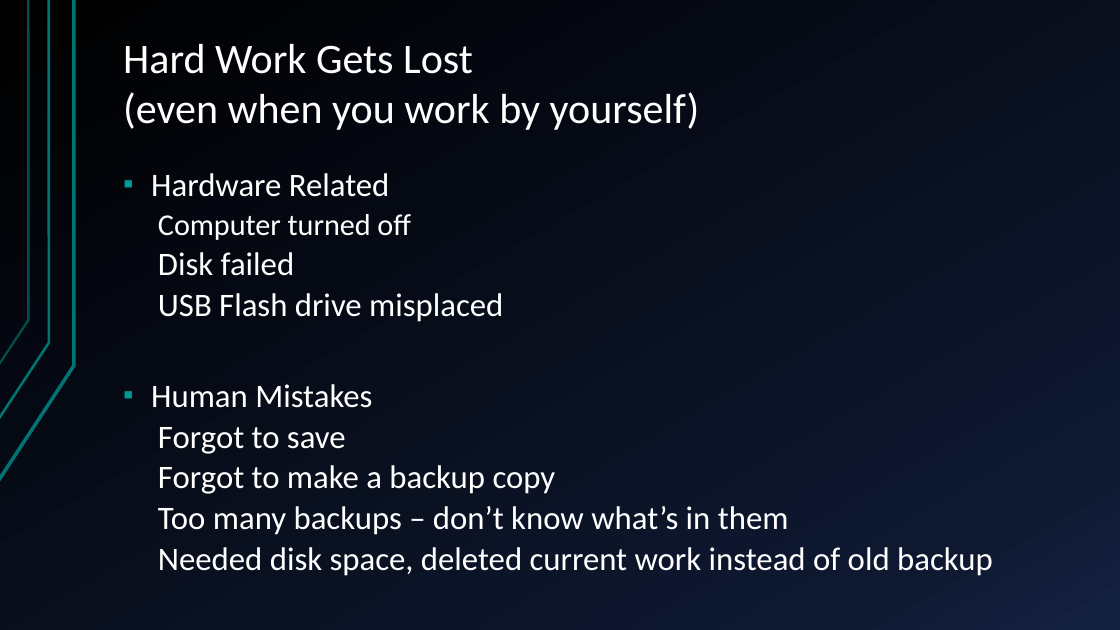
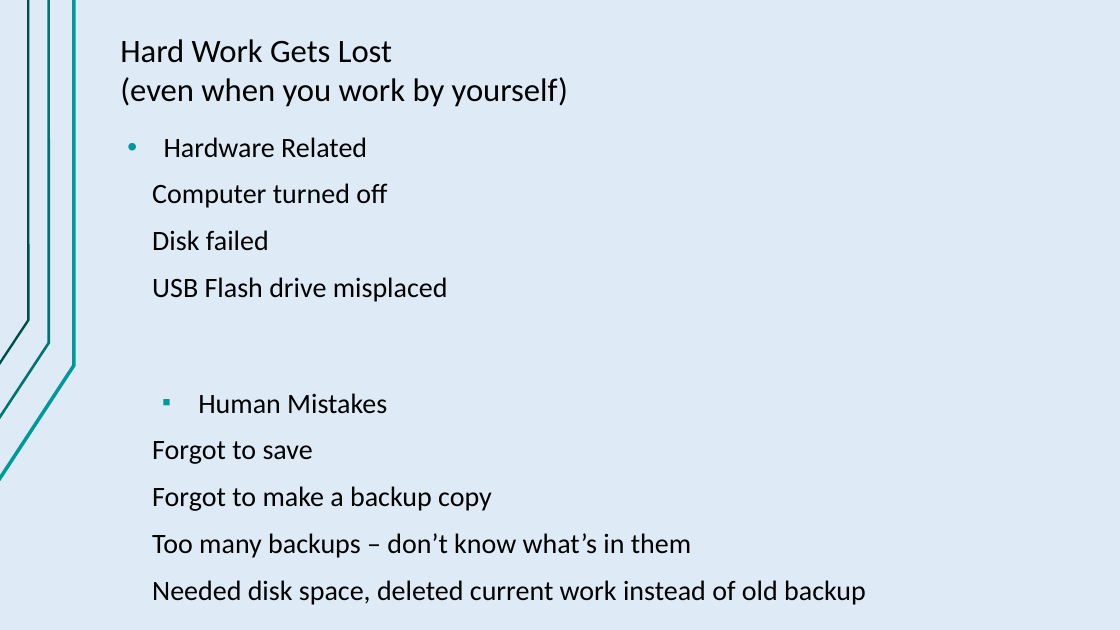
Before and after one commit to FRC4913/GitTest, a slide deck: slide 2 of git.pptx. Drawn at 1120x630 pixels with LibreOffice and Linux fonts; fonts in the diff are those of the drawing. Boxes give left, top, right and bottom in pixels: in the first picture for what was removed or moved away, otherwise in the second. Text is boxed around its words. In the diff, an @@ line names an element or a change of style, - is before the commit and + after.

Commit message:
Dark font light background works better with the projector

```diff
--- a/git.pptx
+++ b/git.pptx
@@ background gradient #000000 to #0F1931 to #142242 to #DEEBF7 @@
@@ freeform shape at (0,0,49,419): outline #007373 2.25 pt to #007373 2.24 pt @@
@@ freeform shape at (0,0,29,365): outline #007373 2 pt to #004D4D 2.01 pt @@
@@ freeform shape at (0,0,74,480): outline #007373 3 pt to #009999 3 pt; outline redrawn @@
@@ title "Hard Work Gets Lost (even ..." at (120,39,568,107): size 36 to 28 pt, text colour #FFFFFF to #000000; vertical alignment bottom to top @@
@@ text "Hardware Related" at (152,137,866,605): size 28.1 to 24 pt, text colour #FFFFFF to #000000; size 25.9 to 24 pt in "Computer turned off"; bullet ▪ to •; line spacing 0.8 to 0.9; more space between paragraphs; list level 2 to 1 in "Computer turned off"; list level 2 to 1 in "Disk failed"; list level 2 to 1 in "USB Flash drive misplaced"; indent changed; line spacing 0.8 to 1; list level 2 to 1 in "Forgot to save"; list level 2 to 1 in "Forgot to make a backup ..."; list level 2 to 1 in "Too many backups – don’t ..."; list level 2 to 1 in "Needed disk space, deleted current ..." @@
```
Also in this commit, not shown: 9 other slides changed.
